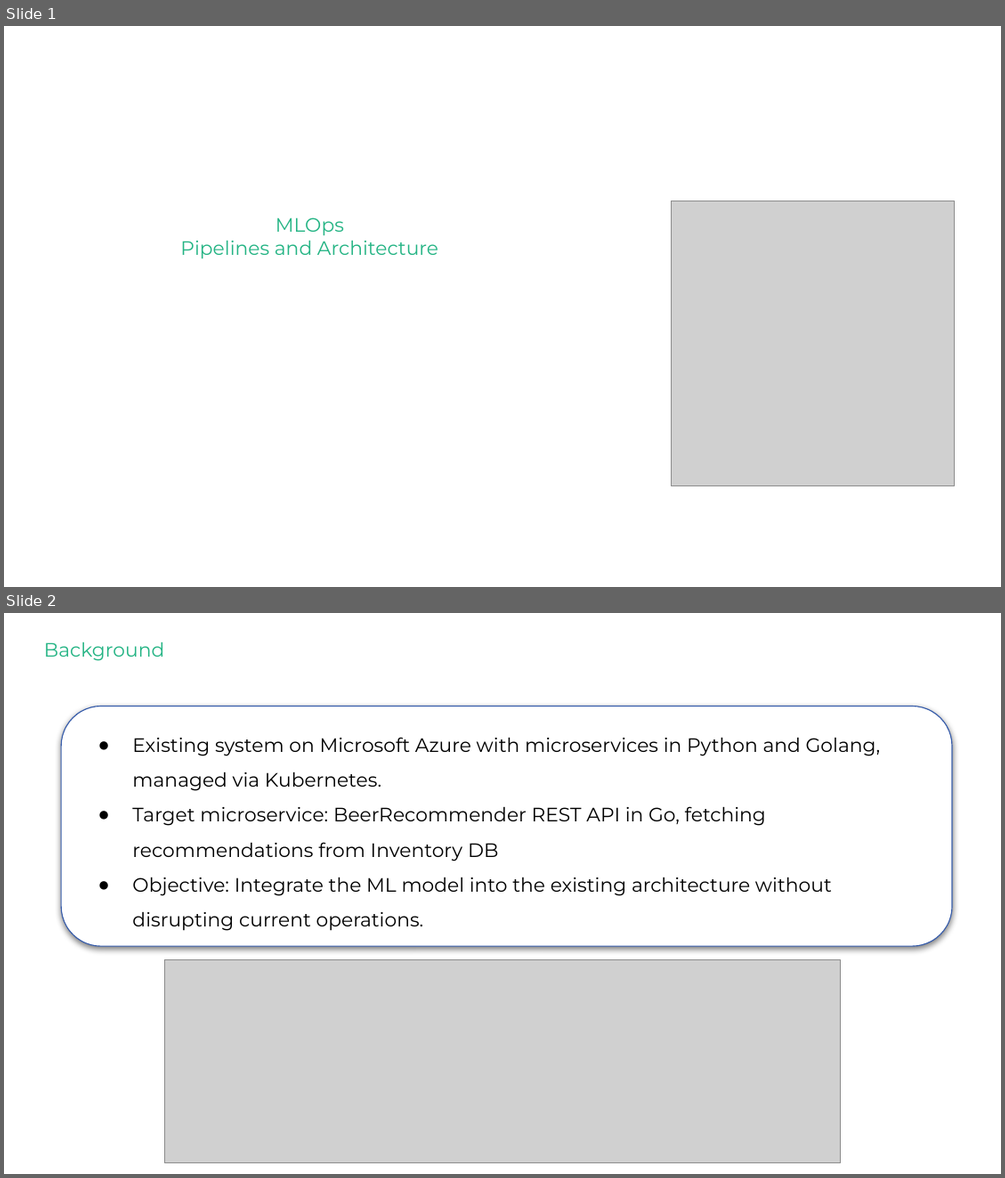
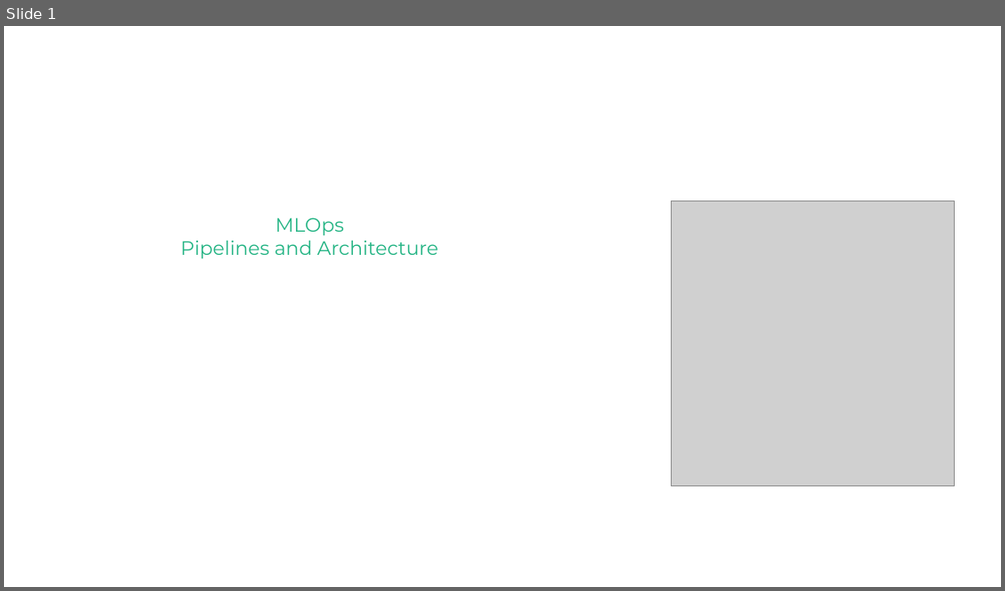
Before and after one commit to ChanCheeKean/MLOps_Pipelines, a slide deck: assets/MLops Deck.pptx. Shown one above the other, each under a label of ours: slides 1 and 2 before the commit, slide 1 after it. The pictures are 1005x1178 and 1005x591 pixels, drawn with LibreOffice and Linux fonts; fonts in the diff are those of the drawing; grey boxes stand for pictures; background and template pictures are left out. Boxes give left, top, right and bottom in pixels: in the first picture for what was removed or moved away, otherwise in the second. Text is boxed around its words. In the diff, an @@ line names an element or a change of style, - is before the commit and + after.

```diff
--- a/assets/MLops Deck.pptx
+++ b/assets/MLops Deck.pptx
@@ slide 2 removed at <box>4,613,1001,1174</box>, background #FFFFFF @@
@@ text removed at <box>44,642,164,661</box> @@
-Background
@@ rounded rectangle removed at <box>61,706,952,946</box> @@
-● Existing system on Microsoft Azure with microservices in Python and Golang, managed via Kubernetes.
-● Target microservice: BeerRecommender REST API in Go, fetching recommendations from Inventory DB
-● Objective: Integrate the ML model into the existing architecture without disrupting current operations.
@@ picture removed at <box>164,960,840,1163</box> @@
```
Also in this commit, not shown: 4 slides changed, 3 slides added, 4 other files.
